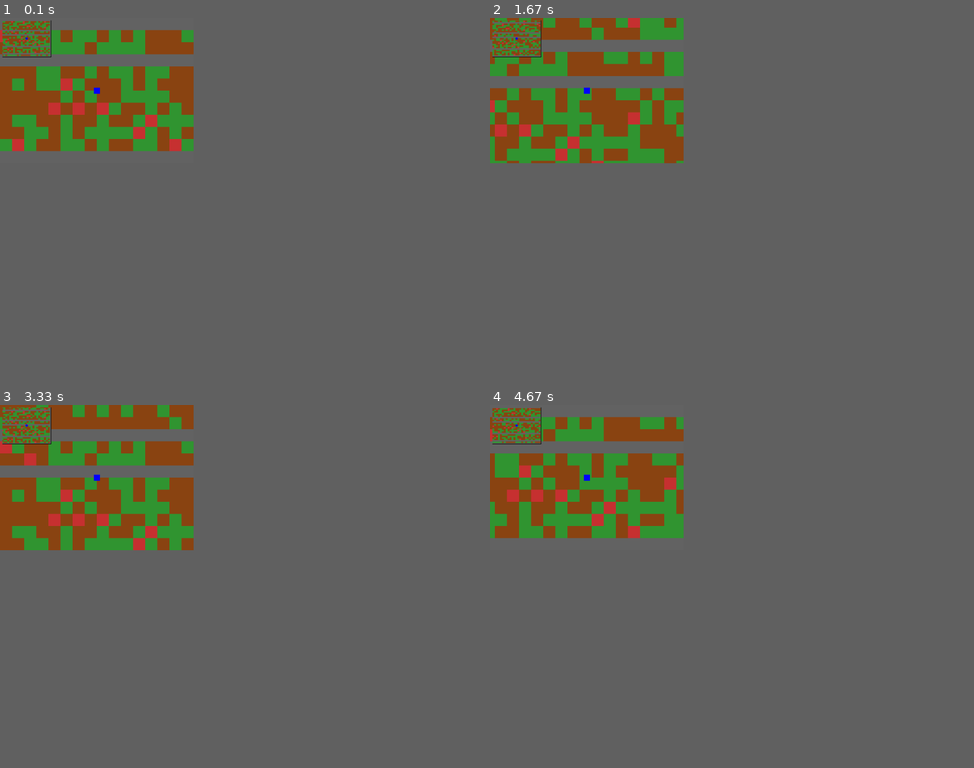
Above: before the commit, frames 1-4 (two rows, left to right).
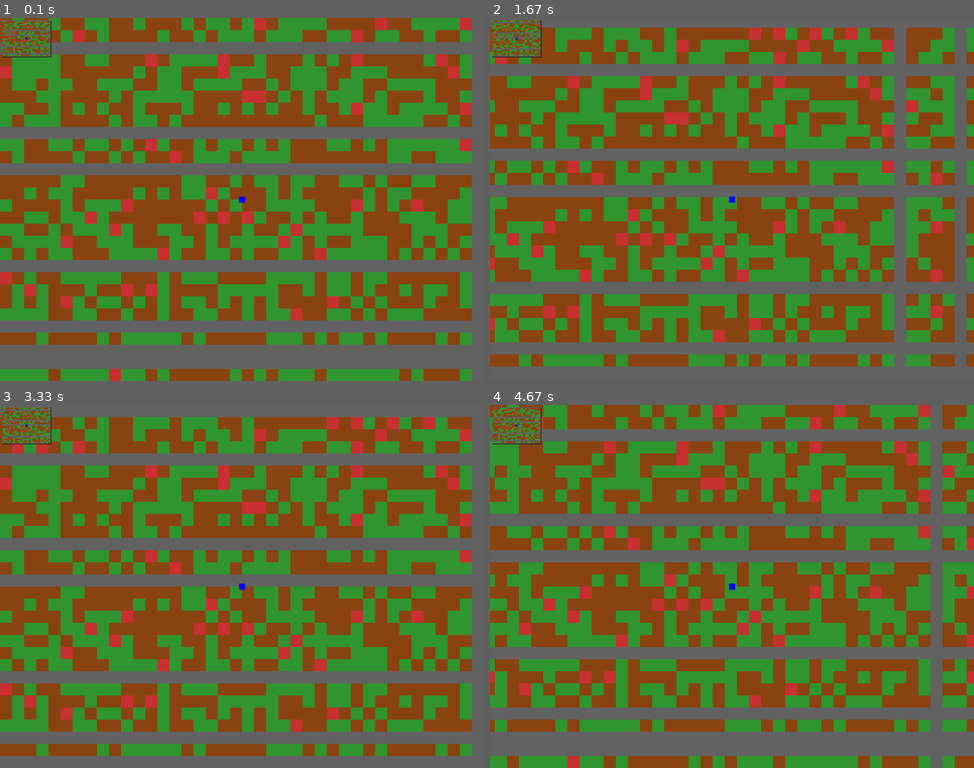
Above: after the commit, the same moments.

Repository: KRsupertux/pygame-project
Game: pygame game, started from basic_structure.py
Two runs of this game, one before a commit and one after it. Both use one fixed random seed, a clock stepped at 60 frames per second and the inputs below.
Inputs:
- Up to frame 1 (0.1 s): no input
- Up to frame 2 (1.67 s): hold Right 0.33-0.8 s; hold Up 0.83-1.13 s; hold Right 1.17-1.63 s
- Up to frame 3 (3.33 s): hold Left 1.67-2.2 s; hold Down 2.23-2.53 s; hold Left 2.57-2.97 s; hold Up from 3 s (still down)
- Up to frame 4 (4.67 s): release Up at 3.37 s; hold Right 3.4-4.03 s; hold Down 4.07-4.43 s; hold Left from 4.47 s (still down)
In our replay, the window is 360x270 before the commit and 900x675 after it. These sizes can differ from the game's own. Grey fills any space a smaller window leaves; there, only what the larger window draws over its background counts as a difference.

The runs differ from the first frame. In frame 1, 66% of the frame differs, in the area x 0-100%, y 0-100%; in frame 2, 66%; in frame 3, 65%; in frame 4, 67%.

Commit message:
fully-compile-able-code

Diff:
--- a/basic_structure.py
+++ b/basic_structure.py
@@ -1,4 +1,5 @@
 import pygame
+import math
 import sys
 import random
 
@@ -6,7 +7,7 @@
 pygame.init()
 
 # Screen dimensions
-SCREEN_WIDTH, SCREEN_HEIGHT = 800, 600
+SCREEN_WIDTH, SCREEN_HEIGHT = 2000,1500
 screen = pygame.display.set_mode((SCREEN_WIDTH, SCREEN_HEIGHT))
 pygame.display.set_caption("Realistic Map with Impassable Obstacles")
 
@@ -122,19 +123,19 @@
     # Calculate player's current tile
     player_tile_x = player_pos[0] // TILE_SIZE
     player_tile_y = player_pos[1] // TILE_SIZE
-
+    check_const=0.2
     # Movement checks
     if keys[pygame.K_UP]:
-        if not is_obstacle(player_tile_x, player_tile_y - 1):
+        if not is_obstacle(player_tile_x, player_tile_y - check_const):
             player_velocity[1] -= player_speed
     if keys[pygame.K_DOWN]:
-        if not is_obstacle(player_tile_x, player_tile_y + 1):
+        if not is_obstacle(player_tile_x, player_tile_y + check_const):
             player_velocity[1] += player_speed
     if keys[pygame.K_LEFT]:
-        if not is_obstacle(player_tile_x - 1, player_tile_y):
+        if not is_obstacle(player_tile_x - check_const, player_tile_y):
             player_velocity[0] -= player_speed
     if keys[pygame.K_RIGHT]:
-        if not is_obstacle(player_tile_x + 1, player_tile_y):
+        if not is_obstacle(player_tile_x + check_const, player_tile_y):
             player_velocity[0] += player_speed
 
     # Running modifier
@@ -145,7 +146,7 @@
 # Check if a tile is an obstacle
 def is_obstacle(tile_x, tile_y):
     if 0 <= tile_x < MAP_COLS and 0 <= tile_y < MAP_ROWS:
-        return map_layout[tile_y][tile_x] == 3  # Impassable if tile is rock
+        return map_layout[math.floor(tile_y)][math.floor(tile_x)] == 3  # Impassable if tile is rock
     return True  # Treat out-of-bounds as impassable
 
 # Update player position
